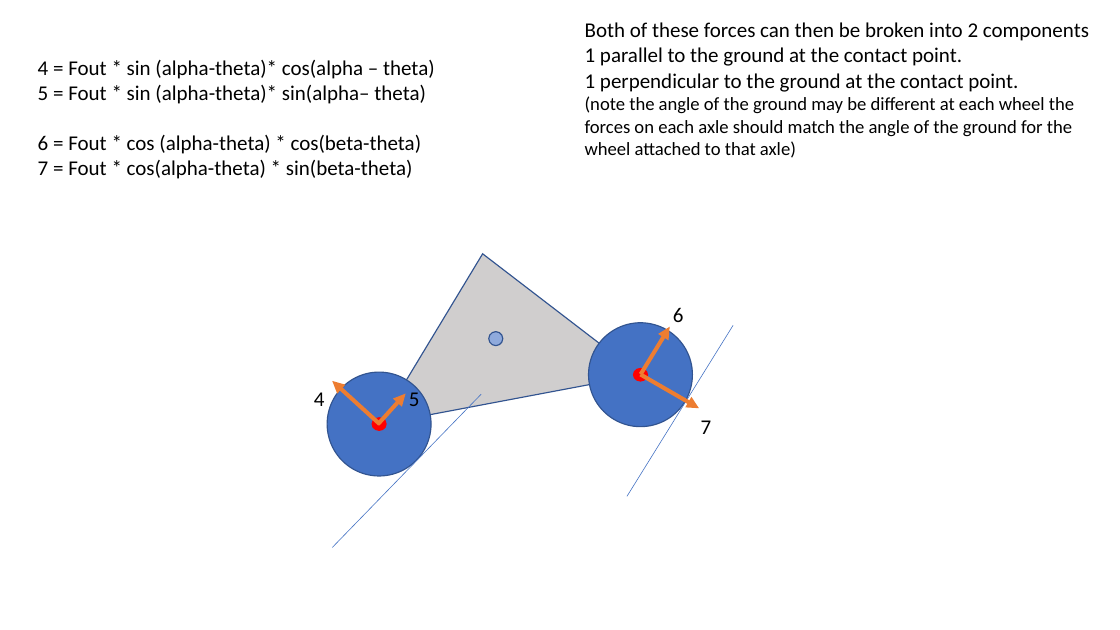
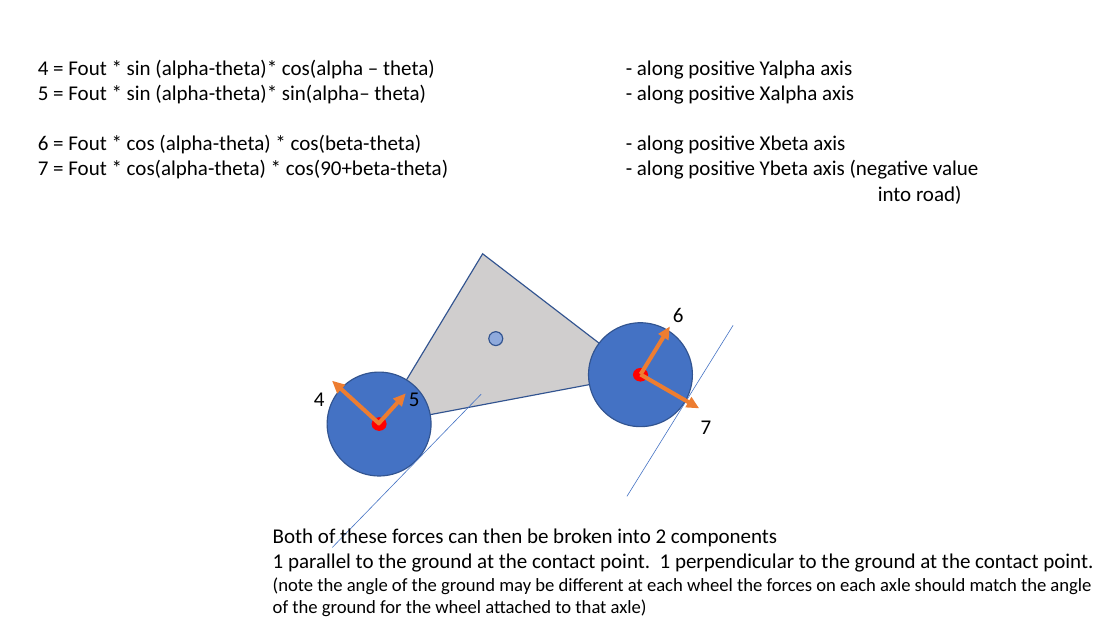
Before and after one commit to rhambleton/drive2d, a slide deck: slide 11 of vehicle forces.pptx. Drawn at 1120x630 pixels with LibreOffice and Linux fonts; fonts in the diff are those of the drawing. Boxes give left, top, right and bottom in pixels: in the first picture for what was removed or moved away, otherwise in the second. Text is boxed around its words. In the diff, an @@ line names an element or a change of style, - is before the commit and + after.

Commit message:
force model design almost complete

```diff
--- a/vehicle forces.pptx
+++ b/vehicle forces.pptx
@@ text at (38, 60, 979, 204): text changed @@
-4 = Fout * sin (alpha-theta)* cos(alpha – theta)
-5 = Fout * sin (alpha-theta)* sin(alpha– theta)
-6 = Fout * cos (alpha-theta) * cos(beta-theta)
-7 = Fout * cos(alpha-theta) * sin(beta-theta)
+4 = Fout * sin (alpha-theta)* cos(alpha – theta) - along positive Yalpha axis
+5 = Fout * sin (alpha-theta)* sin(alpha– theta) - along positive Xalpha axis
+6 = Fout * cos (alpha-theta) * cos(beta-theta) - along positive Xbeta axis
+7 = Fout * cos(alpha-theta) * cos(90+beta-theta) - along positive Ybeta axis (negative value
+into road)
@@ text "Both of these forces can ...": place and size @@
-text "Both of these forces can ..." at (585, 22, 1089, 158)
+text "Both of these forces can ..." at (273, 526, 1093, 616)
@@ text at (273, 553, 1093, 572): text changed @@
-1 parallel to the ground at the contact point.
-1 perpendicular to the ground at the contact point.
+1 parallel to the ground at the contact point. 1 perpendicular to the ground at the contact point.
```
Also in this commit, not shown: 10 other slides changed, 1 slide added, 1 slide removed.
